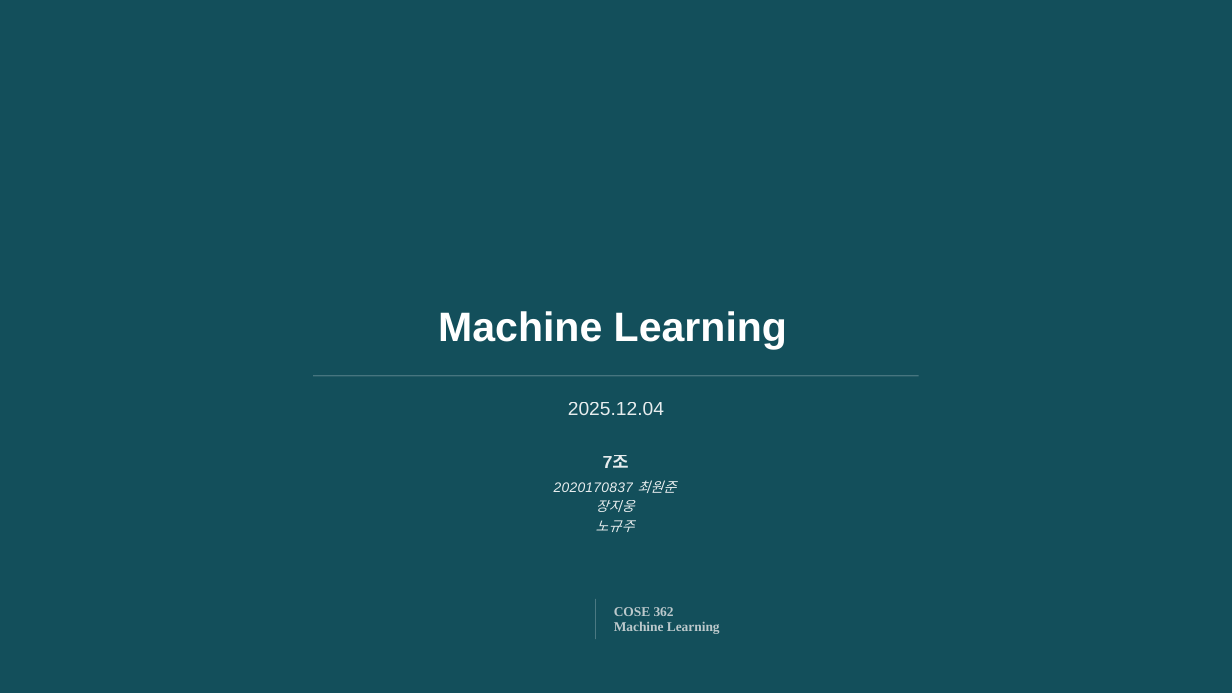
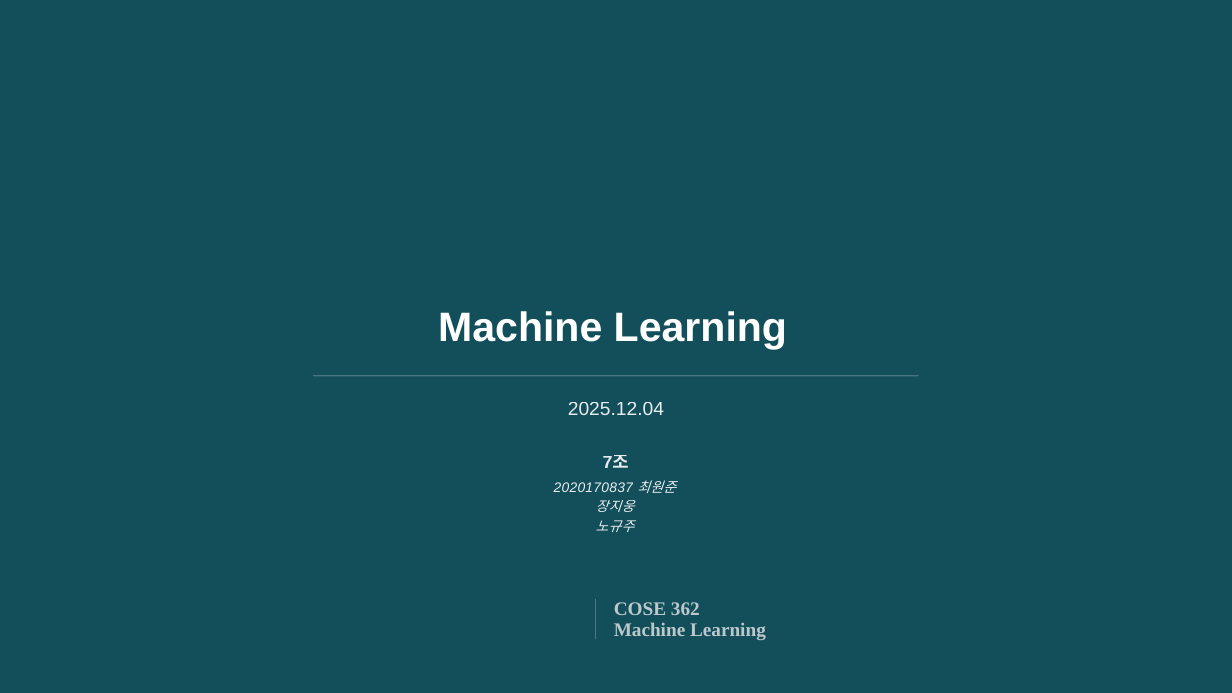
Before and after one commit to migreeni/20252R0136COSE36203, a slide deck: slide 1 of 1204 presentation.pptx. Drawn at 1232x693 pixels with LibreOffice and Linux fonts; fonts in the diff are those of the drawing; background and template pictures are left out. Boxes give left, top, right and bottom in pixels: in the first picture for what was removed or moved away, otherwise in the second. Text is boxed around its words. In the diff, an @@ line names an element or a change of style, - is before the commit and + after.

```diff
--- a/1204 presentation.pptx
+++ b/1204 presentation.pptx
@@ text "COSE 362" at box(614, 602, 766, 640): size 10.5 to 15 pt @@
```
Also in this commit, not shown: 1 other slide changed, 8 slides added, 4 slides removed, 2 other files.
